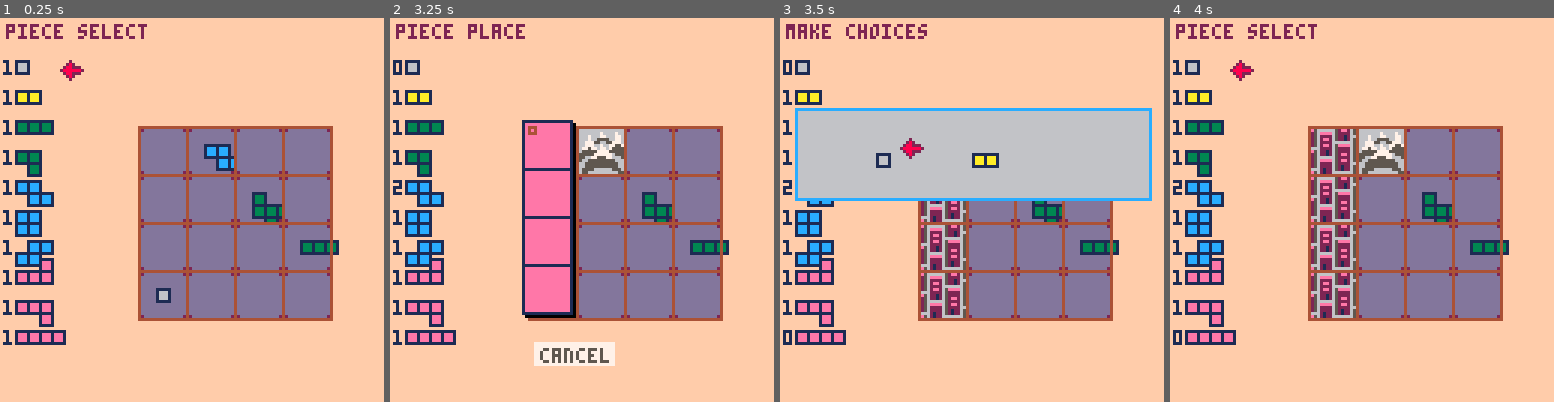
Above: before the commit, frames 1-4 (left to right).
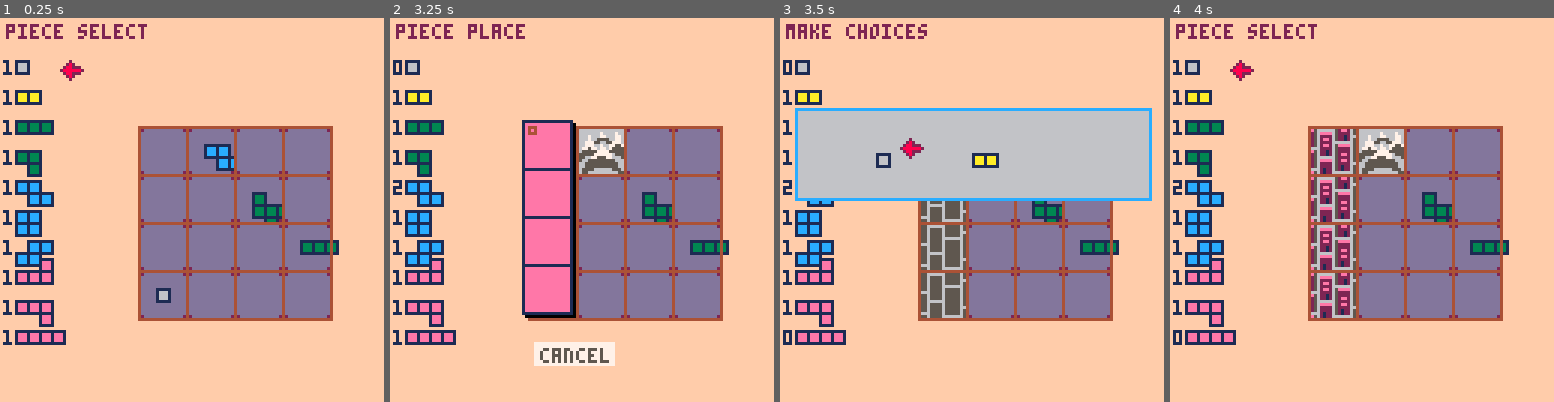
Above: after the commit, the same moments.

Repository: m-r-hunt/Pico-8-Carts
Game: PICO-8 cartridge bprk.p8
The game is run twice, just before and just after one commit, with the same random seed, the same clock (stepped at 60 frames per second) and the same inputs.
Inputs:
- Up to frame 1 (0.25 s): no input
- Up to frame 2 (3.25 s): tap X (X key) at 0.33, 1.07, 1.85, 2.97 s; tap O (Z key) at 0.7, 1.7, 2.1, 2.5, 2.9 s; hold Right 1.6-2.1 s; hold Up 2.15-2.42 s; hold Right 2.47-3.03 s; hold Left from 3.08 s (still down)
- Up to frame 3 (3.5 s): keep holding Left; tap O (Z key) at 3.3 s
- Up to frame 4 (4 s): release Left at 3.58 s; hold Down 3.63-3.97 s; tap O (Z key) at 3.7 s

Frames 1-2 are identical in both runs. In frame 3, 1.8% of the frame differs, in the area x 36-47%, y 47-79%; in frame 4, nothing differs.

Commit message:
Add tile animations

Diff:
--- a/bprk.p8
+++ b/bprk.p8
@@ -83,6 +83,15 @@
 end
 
 function _update()
+ if mode~="make choices" then
+ 	for y=1,4 do
+  	for x=1,4 do
+   	if grid[y][x]~=0 and grid[y][x]<67 then
+    	grid[y][x]+=32
+   	end
+  	end
+ 	end
+ end
 	if mode=="piece select" then
 		update_piece_select()
 	elseif mode=="piece place" then
Not shown, changed: 63 lines of the sprite sheet (__gfx__) section of bprk.p8
